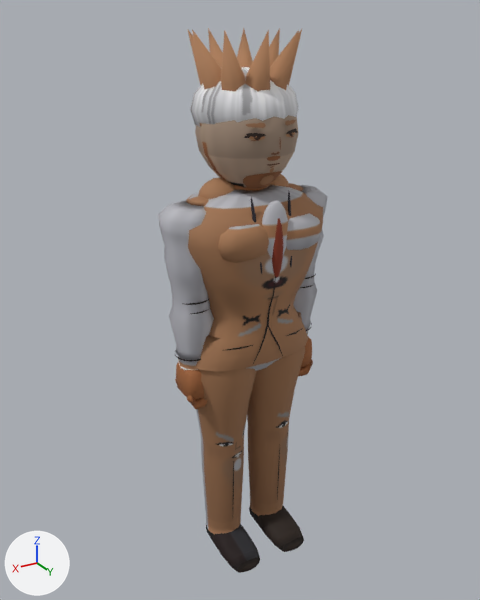
One commit to the glTF model assets/models/shingen_a.glb: the scene before it, then after it.
Both versions are drawn from a 50 mm lens placed at (1.209, 1.968, 2.065), pointed at (0.012, -0.027, 1.067). The axes (+X, +Y, +Z) are drawn at lower left. The lights are the same throughout. The older version comes first. Vertices at exactly the same position are counted once.

Objects in the first picture: 'Body'.
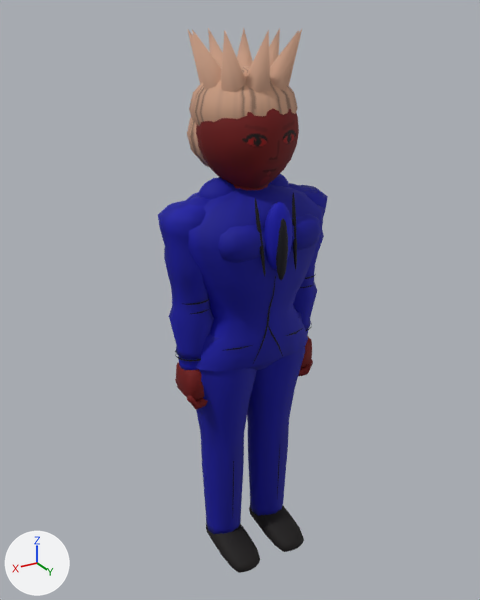
Pixel boxes (x1, y1, x2, y2) of what changed, in the pictures (480 x 600 px; the box of a moved part takes in the faces that stretch with it):
```json
{"part": 1, "of": "me_mesh_0", "change": "moved or reshaped", "before": [288, 192, 292, 267], "after": [292, 193, 297, 270]}
{"part": 2, "of": "me_mesh_0", "change": "moved or reshaped", "before": [251, 197, 262, 274], "after": [255, 198, 265, 276]}
{"part": 3, "of": "me_mesh_0", "change": "added", "after": [187, 117, 209, 167]}
{"part": 4, "of": "me_mesh_0", "change": "deleted", "before": [244, 120, 298, 173]}
{"part": 5, "of": "me_mesh_0", "change": "moved or reshaped", "before": [190, 31, 299, 294], "after": [189, 28, 299, 294]}
{"part": 6, "of": "me_mesh_0", "change": "recoloured", "before": [158, 28, 328, 559], "after": [158, 28, 328, 559], "on screen": "brown to blue"}
```

Edits to the scene script, one JSON object a line:
```json
{"block": "me_mesh_0", "where": "# used by ob_body; location = (0.0, 0.0, 0.0)"}
{"op": "remove", "block": "me_mesh_0", "code": "me_mesh_0.from_pydata(...)  # 4706 vertices, 8406 faces; spans x -0.34..0.34, y -0.2..0.23, z -0.03..2.02"}
{"op": "add", "block": "me_mesh_0", "code": "me_mesh_0.from_pydata(...)  # 3885 vertices, 7140 faces; spans x -0.34..0.34, y -0.21..0.24, z -0.03..2.02"}
{"block": "me_mesh_0", "change": "me_mesh_0 part 1: the loose piece of 72 vertices spanning x -0.08..-0.06, y 0.15..0.2, z 1.25..1.52 is moved by (0.0, 0.02, 0.0)"}
{"block": "me_mesh_0", "change": "me_mesh_0 part 2: the loose piece of 72 vertices spanning x 0.06..0.08, y 0.15..0.2, z 1.25..1.52 is moved by (0.0, 0.02, 0.0)"}
{"block": "me_mesh_0", "change": "me_mesh_0 part 3: the loose piece of 107 vertices spanning x -0.18..0.18, y -0.19..0.16, z 1.64..1.9 is copied, and the copy is scaled about its middle by (0.976, 0.784, 1.07), then moved by (0.0, -0.06, -0.09); it spans x -0.18..0.18, y -0.21..0.07, z 1.54..1.82"}
{"block": "me_mesh_0", "change": "me_mesh_0 part 4: 19 loose pieces with 817 vertices, spanning x -0.1..0.1, y 0.15..0.18, z 1.59..1.75, are deleted"}
{"block": "me_mesh_0", "change": "me_mesh_0 part 5: 224 vertices moved from x -0.18..0.18, y -0.19..0.21, z 1.24..1.9 to x -0.18..0.18, y -0.2..0.23, z 1.23..1.91; 501 vertices removed from x -0.17..0.17, y -0.17..0.21, z 1.23..1.88; 390 vertices added at x -0.17..0.18, y -0.17..0.24, z 1.23..1.88"}
{"block": "me_mesh_0", "change": "me_mesh_0 part 6: 5731 kept faces spanning x -0.34..0.34, y -0.2..0.23, z -0.03..2.02 get new vertex colours"}
```
